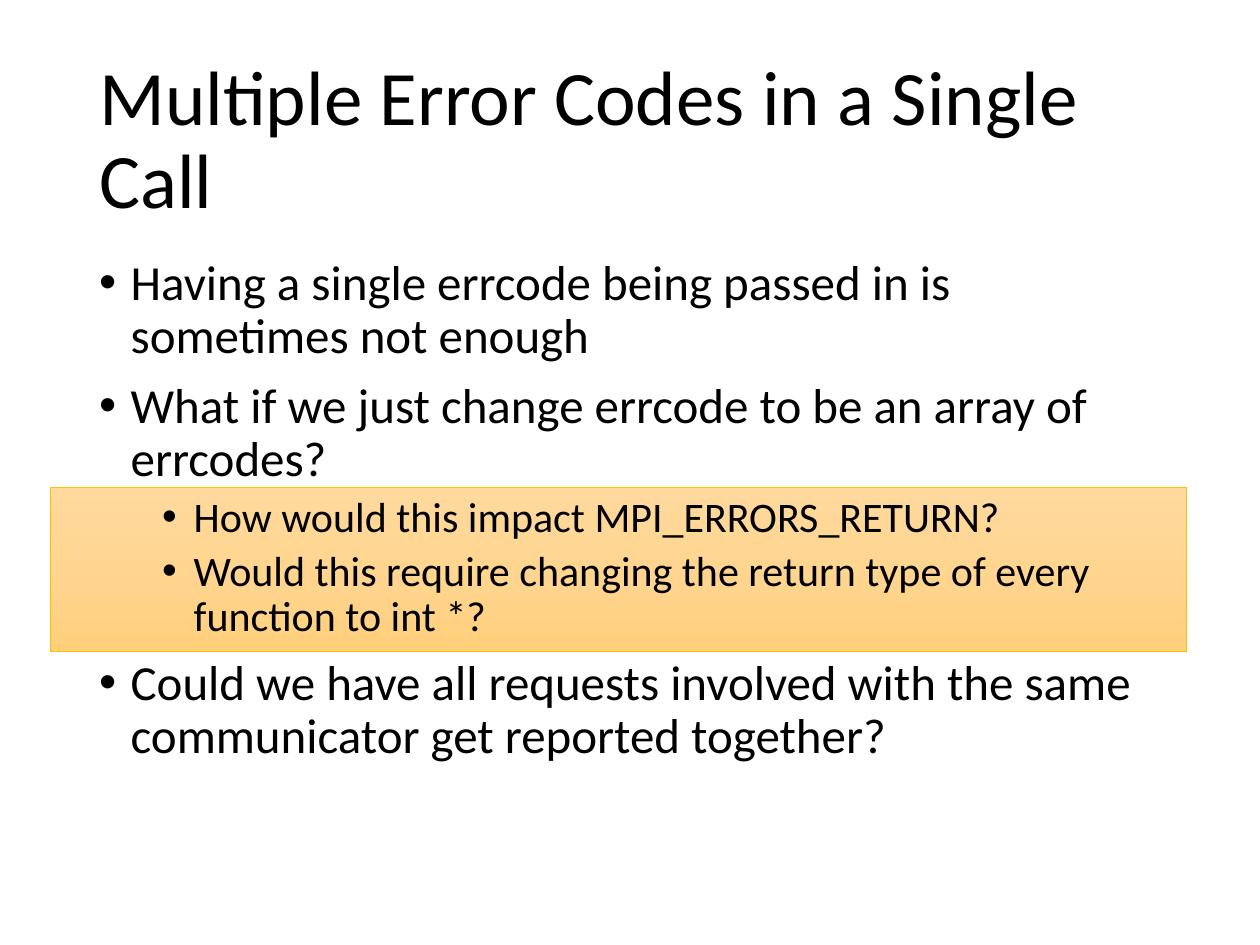
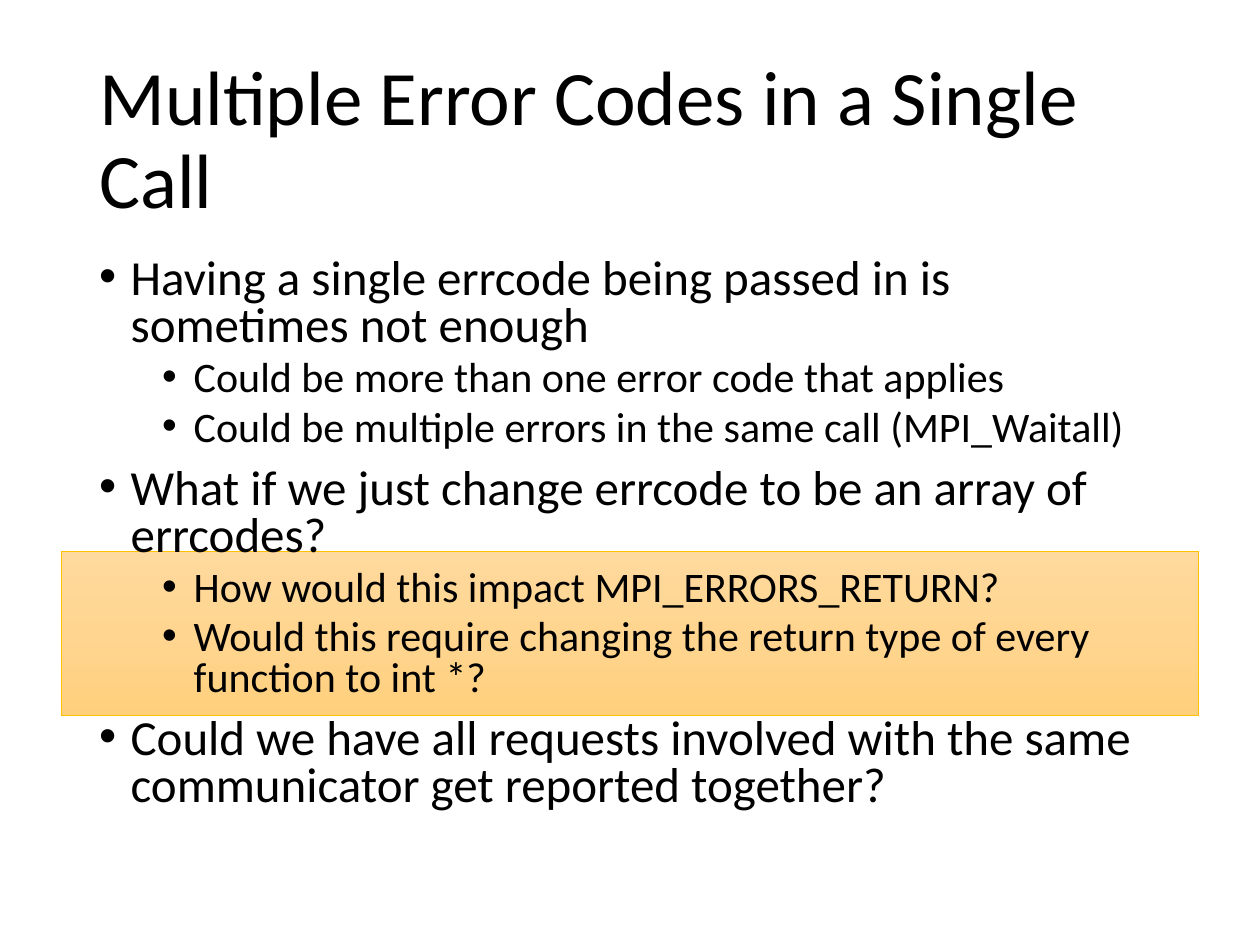
Before and after one commit to mpiwg-ft/ft-issues, a slide deck: slide 6 of slides/2016-03-01-FTWG-Error-Handlers.pptx (slide 5 before the commit). Drawn at 1260x945 pixels with LibreOffice and Linux fonts; fonts in the diff are those of the drawing. Boxes give left, top, right and bottom in pixels: in the first picture for what was removed or moved away, otherwise in the second. Text is boxed around its words. In the diff, an @@ line names an element or a change of style, - is before the commit and + after.

```diff
--- a/slides/2016-03-01-FTWG-Error-Handlers.pptx
+++ b/slides/2016-03-01-FTWG-Error-Handlers.pptx
@@ text at (131, 261, 1131, 811): line spacing 0.9 to 0.8 @@
@@ text at (194, 362, 1123, 449): paragraphs added @@
+  • Could be more than one error code that applies
+  • Could be multiple errors in the same call (MPI_Waitall)
@@ rectangle: place and size @@
-rectangle at (50, 488, 1187, 651)
+rectangle at (62, 552, 1198, 716)
```
Also in this commit, not shown: 6 other slides changed, 1 slide added.
